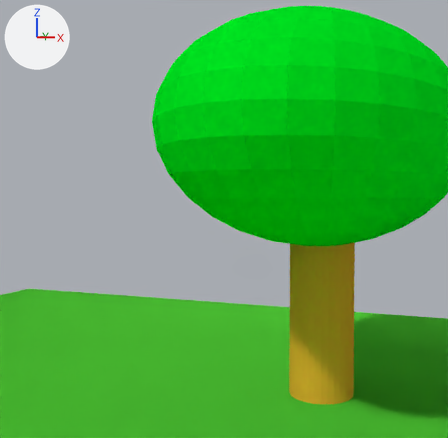
The Blender file Skelerebels.blend as it was, and as the next commit left it.
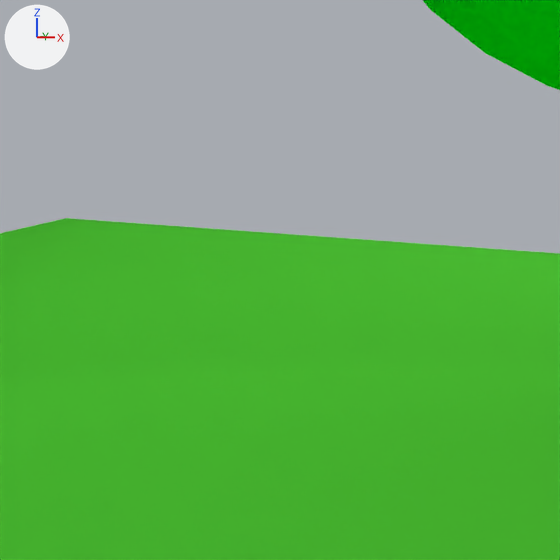
Each version is shown from a 50 mm lens placed at (-2.57, 35.51, 9.54), pointed at (-14.09, 67.63, 8.27), then close up on the part from 0% to 55% of the width and 44% to 100% of the height. Every picture has the same lights, and +X, +Y and +Z are marked at upper left.

In view in the first close-up: 'Forest', 'Forest.001', 'Sphere.008'.
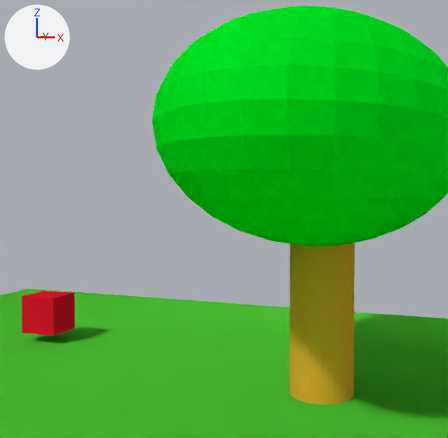
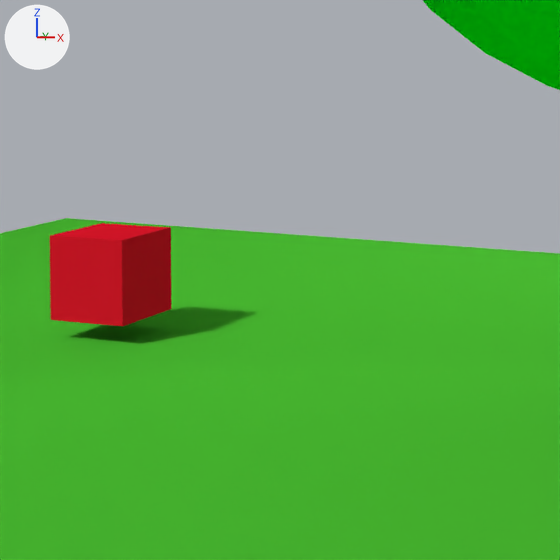
Commit message: Added a basic enemy that follows the player

Where the change shows, as pixel boxes (x1, y1, x2, y2) in the close-ups (560 x 560 px):
'Enemy', shown (red)
    after: (50, 223, 171, 326)

Diff of the bpy script that builds the scene:
```diff
--- a/Skelerebels.blend.py
+++ b/Skelerebels.blend.py
@@ ob_enemy @@
 ob_enemy = bpy.data.objects.new('Enemy', me_cube_002)
-ob_enemy.location = (-7.67, 6.69, 4.36)
-ob_enemy.hide_set(True)  # its collection is switched off
+ob_enemy.location = (-23.08, 64.21, 3.14)
```
